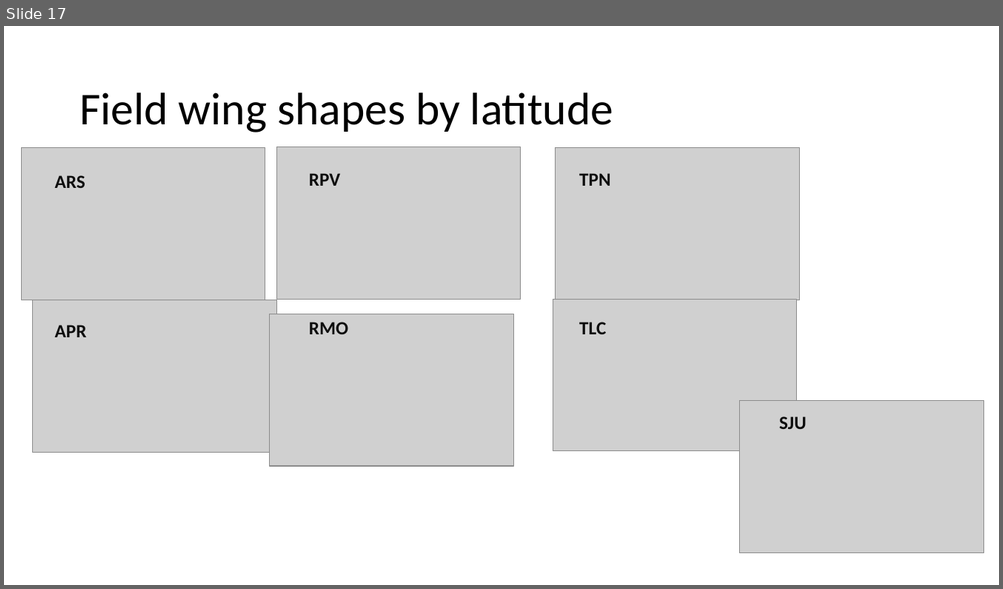
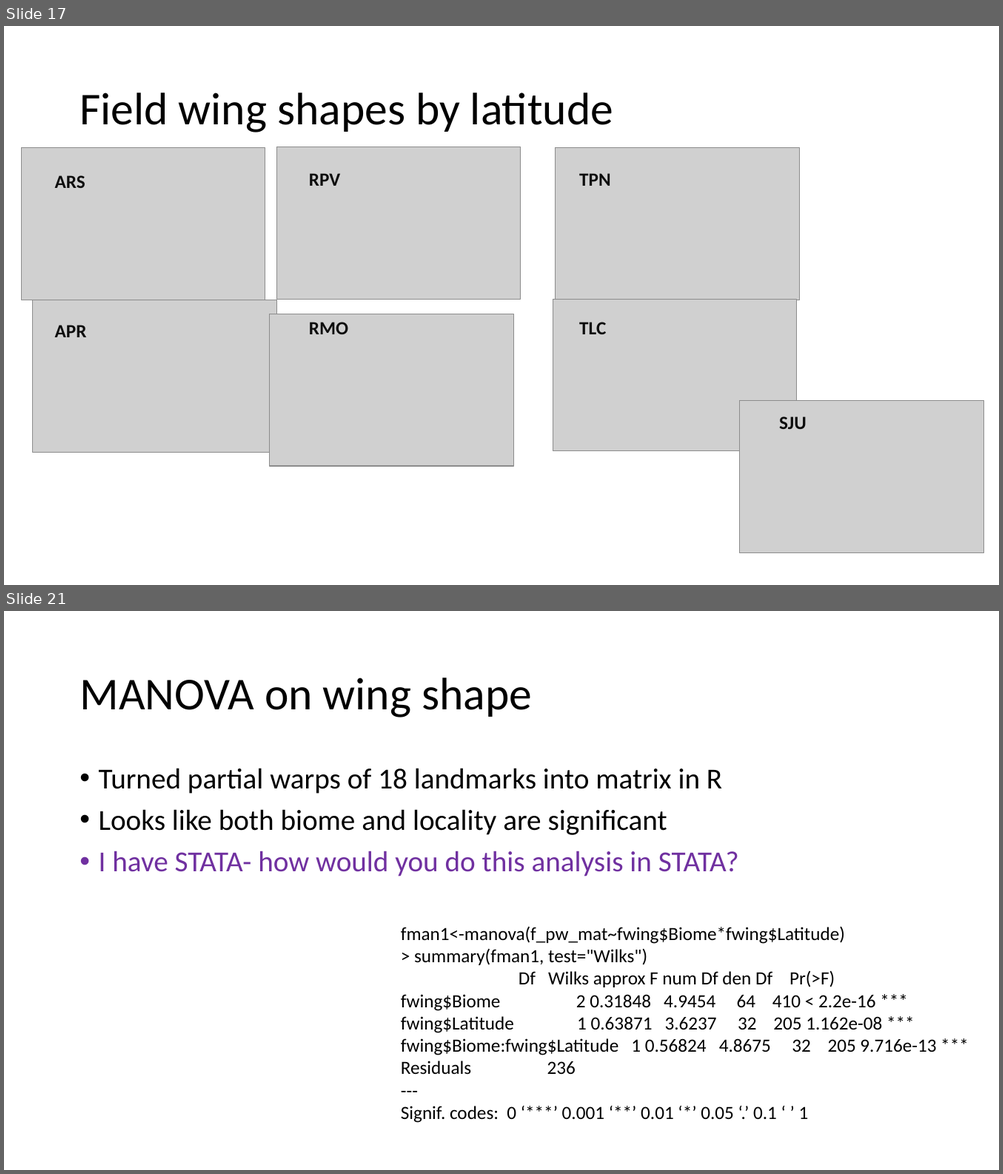
Before and after one commit to Virchu/wingproj, a slide deck: Gomez analysis plan/2017_11_11 Brazil Field An darlingi results.pptx. Shown one above the other, each under a label of ours: slide 17 before the commit, slides 17 and 21 after it; the slides between them are not shown. The pictures are 1003x589 and 1003x1174 pixels, drawn with LibreOffice and Linux fonts; fonts in the diff are those of the drawing; grey boxes stand for pictures. Boxes give left, top, right and bottom in pixels: in the first picture for what was removed or moved away, otherwise in the second. Text is boxed around its words. In the diff, an @@ line names an element or a change of style, - is before the commit and + after.

Commit message:
Updated wing results for field
Sent to Giovan, still need to figure out shape

```diff
--- a/Gomez analysis plan/2017_11_11 Brazil Field An darlingi results.pptx
+++ b/Gomez analysis plan/2017_11_11 Brazil Field An darlingi results.pptx
@@ slide 21 added at [4,611,999,1170], background #FFFFFF @@
@@ title added at [79,678,532,718], 44 pt, text #000000 @@
+MANOVA on wing shape
@@ text added at [99,768,739,877], 28 pt, text #000000 @@
+• Turned partial warps of 18 landmarks into matrix in R
+• Looks like both biome and locality are significant
+• I have STATA- how would you do this analysis in STATA?
@@ text added at [401,926,936,1123], 18 pt, text #000000 @@
+fman1<-manova(f_pw_mat~fwing$Biome*fwing$Latitude)
+> summary(fman1, test="Wilks")
+Df Wilks approx F num Df den Df Pr(>F)
+fwing$Biome 2 0.31848 4.9454 64 410 < 2.2e-16 ***
+fwing$Latitude 1 0.63871 3.6237 32 205 1.162e-08 ***
+fwing$Biome:fwing$Latitude 1 0.56824 4.8675 32 205 9.716e-13 ***
+Residuals 236
+---
+Signif. codes: 0 ‘***’ 0.001 ‘**’ 0.01 ‘*’ 0.05 ‘.’ 0.1 ‘ ’ 1
```
Also in this commit, not shown: 4 slides changed, 1 other slide added, 2 other files.
